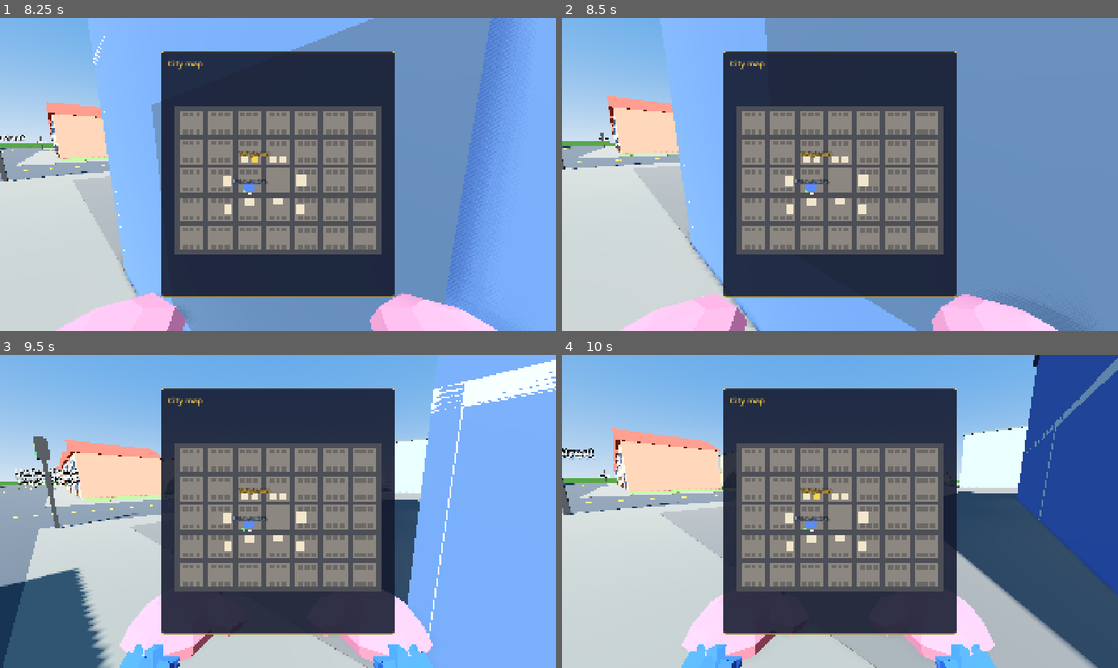
Above: before the commit, frames 1-4 (two rows, left to right).
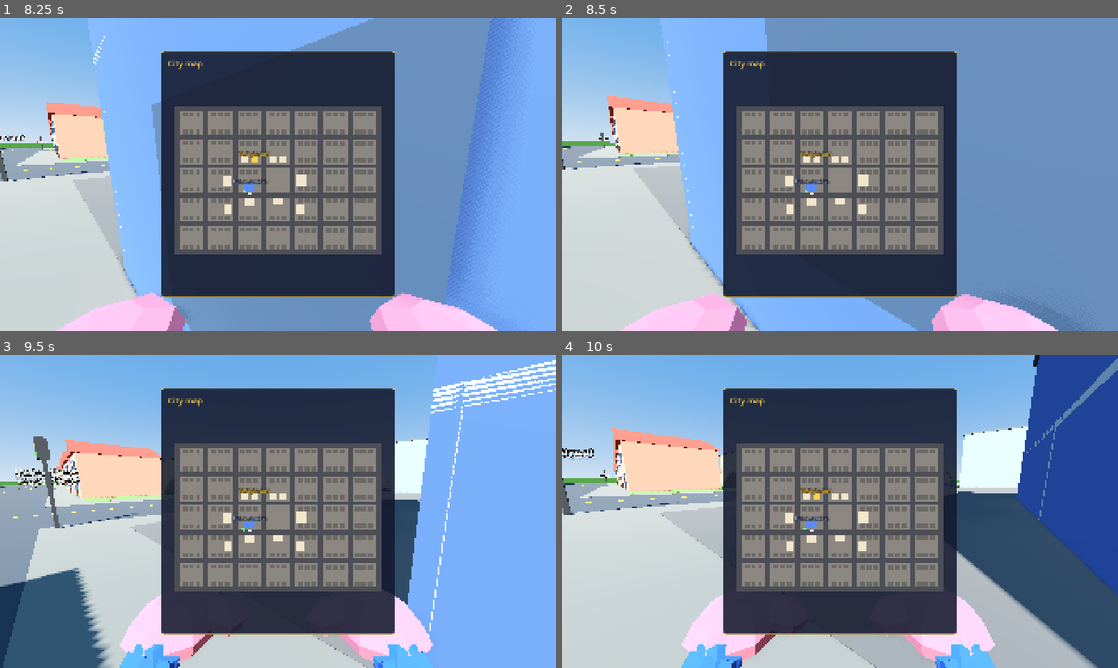
Above: after the commit, the same moments.

Repository: cristiangelini/BPD
Game: Godot game, scene res://scenes/levels/groomer.tscn
Same seed, same stepped clock (60 frames per second), same inputs: the game is played once before the commit and once after it. This scene is started directly instead of the project's main scene.
Inputs (mouse positions are in pixels of both pictures, inside the frame that each line leads up to):
- Up to frame 1 (8.25 s): tap Enter at 0.5 s; move the mouse to (400, 158) at 0.52 s; hold D (move_right) 0.53-1.28 s; hold R (ask) 0.53-1.28 s; click (400, 158) at 0.67 s; tap Space (jump) at 0.77, 1.07, 1.52, 1.82, 3.02, 3.32, 3.77, 3.8, 4.07, 4.35, 4.52, 4.82, 6.02, 6.32, 6.77, 7.07, 7.52, 7.82 s; tap G (drop) at 0.8, 1.35, 5.3, 7.35 s; move the mouse to (250, 174) at 1.27 s; hold W (move_forward) 1.28-5.78 s; click (250, 174) at 1.55 s; move the mouse to (289, 168) at 2.02 s; click (289, 168) at 2.1 s; right-click (289, 168) at 2.3 s; move the mouse to (272, 180) at 2.77 s; right-click (272, 180) at 2.85 s; click (272, 180) at 2.92 s; tap E (use) at 3.05, 7.55 s; move the mouse to (316, 177) at 3.52 s; hold E (use) 3.53-4.28 s; tap M (map) at 4.15 s; move the mouse to (233, 171) at 4.27 s; tap R (ask) at 4.55 s; move the mouse to (283, 174) at 5.02 s; hold R (ask) 5.03-5.78 s; click (283, 174) at 5.17 s; move the mouse to (255, 168) at 5.77 s; hold D (move_right) 5.78-6.53 s; tap Q (checklist) at 5.85 s; click (255, 168) at 6.05 s; move the mouse to (305, 174) at 6.52 s; hold Ctrl (crouch) 6.53-7.28 s; hold W (move_forward) from 6.53 s (still down); right-click (305, 174) at 6.8 s; move the mouse to (250, 174) at 7.27 s; click (250, 174) at 7.42 s; move the mouse to (289, 168) at 8.02 s; hold Space (jump) from 8.03 s (still down); tap F (flashlight) at 8.1 s
- Up to frame 2 (8.5 s): keep holding W (move_forward); keep holding Space (jump)
- Up to frame 3 (9.5 s): move the mouse to (272, 517) at 8.77 s; release W (move_forward) at 8.78 s; release Space (jump) at 8.78 s; hold A (move_left) from 8.78 s (still down); click (272, 517) at 8.85 s; tap Space (jump) at 9.02, 9.32 s; tap R (ask) at 9.05 s
- Up to frame 4 (10 s): move the mouse to (878, 514) at 9.52 s; release A (move_left) at 9.53 s; hold W (move_forward) from 9.53 s (still down); hold Mouse wheel down (hold_closer) from 9.53 s (still down); click (878, 514) at 9.67 s; tap Space (jump) at 9.77 s; tap G (drop) at 9.8 s

Frame 1 is identical in both runs. In frame 2, less than 0.1% of the frame differs, in the area x 10-63%, y 7-100%; in frame 3, 0.8%, in the area x 77-100%, y 1-90%; in frame 4, nothing differs.

Commit message:
Pet salon: the loose dogs
Six dogs roam the salon and the yard on a navigation mesh baked with the
locked doors closed, follow and jump at the cop holding something, carry
small things left on the floor to the doghouse and set them down, and
bark at a bump or a throw, which adds to Ramiro's complaint. A dog in
arms works for the waiting armchair. Six more wait in the barred cages.
Placeholder dog models from tools/modelgen.

Co-Authored-By: Claude Opus 5.5 (1M context) <noreply@anthropic.com>
Claude-Session: https://claude.ai/code/session_01UXwRy4nCUmp8Zcg5tBLZhH

Diff:
--- a/scenes/levels/groomer.tscn
+++ b/scenes/levels/groomer.tscn
@@ -28,6 +28,16 @@
 adjustments_enabled = true
 adjustments_saturation = 1.2
 
+[sub_resource type="NavigationMesh" id="NavMesh"]
+geometry_parsed_geometry_type = 1
+geometry_source_geometry_mode = 1
+geometry_source_group_name = &"navigation_source"
+cell_size = 0.1
+cell_height = 0.05
+agent_height = 0.6
+agent_radius = 0.3
+agent_max_climb = 0.1
+
 [node name="Groomer" type="Node3D"]
 script = ExtResource("1")
 
@@ -52,3 +62,6 @@
 [node name="Cop" parent="." instance=ExtResource("2")]
 
 [node name="PatrolCar" parent="." instance=ExtResource("3")]
+
+[node name="Navigation" type="NavigationRegion3D" parent="."]
+navigation_mesh = SubResource("NavMesh")
--- /dev/null
+++ b/scenes/npc/dog.tscn
@@ -0,0 +1,16 @@
+[gd_scene format=3]
+
+[ext_resource type="Script" path="res://scripts/npc/dog.gd" id="1"]
+
+[sub_resource type="BoxShape3D" id="Shape"]
+size = Vector3(0.34, 0.46, 0.66)
+
+[node name="Dog" type="RigidBody3D"]
+collision_layer = 4
+collision_mask = 15
+mass = 6.0
+script = ExtResource("1")
+
+[node name="Shape" type="CollisionShape3D" parent="."]
+transform = Transform3D(1, 0, 0, 0, 1, 0, 0, 0, 1, 0, 0.26, 0.04)
+shape = SubResource("Shape")
--- a/scripts/levels/groomer.gd
+++ b/scripts/levels/groomer.gd
@@ -5,13 +5,15 @@
 ## the cages and the storeroom behind them, and the yard at the back, on its lot in the city with the front to +Z.
 ## The salon is open; the storeroom ("Solo personal") and its back door to the yard are locked. The shampoo bottles
 ## and the collar vitrine break, each one a fine. Ramiro cuts dogs at the first table, watches what breaks and tells a
-## dog's life to whoever sits in the waiting armchair with one (step 2). The dogs and the stories come next.
+## dog's life to whoever sits in the waiting armchair with one (step 2). Six dogs roam the salon and the yard, follow
+## whoever has something in hand and hide small things in the doghouse (step 3). The stories come next.
 ## Every number here is (propuesta).
 
 const DOOR_SCENE := preload("res://scenes/props/front_door.tscn")
 const SHAMPOO_SCENE := preload("res://scenes/props/shampoo_bottle.tscn")
 const COLLAR_SCENE := preload("res://scenes/props/dog_collar.tscn")
 const GROOMER_SCENE := preload("res://scenes/npc/dog_groomer.tscn")
+const DOG_SCENE := preload("res://scenes/npc/dog.tscn")
 const HALF_X := 8.0
 ## The lot runs from -HALF_Z to HALF_Z; the building covers its front from BACK_Z on, the yard the rest.
 const HALF_Z := 7.0
@@ -49,6 +51,15 @@
 const CAGE_STEP := 0.85
 ## The cages without bars (the dogs in them roam the salon, docs/diseno/peluqueria.md "Los perros").
 const OPEN_CAGES: Array[Vector2i] = [Vector2i(1, 0), Vector2i(3, 1)]
+## Where the loose dogs start, and the floor where they roam: reception, grooming room, cages and yard (not the
+## storeroom, which is locked).
+const DOGS_AT: Array[Vector3] = [
+	Vector3(-5.0, FLOOR_TOP, 5.0), Vector3(-1.0, FLOOR_TOP, 6.0), Vector3(4.0, FLOOR_TOP, 6.2),
+	Vector3(-6.0, FLOOR_TOP, 0.5), Vector3(-1.0, FLOOR_TOP, 1.0), Vector3(1.0, GRASS_TOP, -4.5),
+]
+const DOG_AREAS: Array[Rect2] = [
+	Rect2(-7.4, 3.0, 6.8, 3.5), Rect2(0.6, 3.0, 6.8, 3.5), Rect2(-7.4, -0.6, 8.8, 2.6), Rect2(-7.4, -6.4, 14.8, 3.8),
+]
 const FREEZER_AT := Vector3(7.1, FLOOR_TOP, 0.3)
 const TOWELS_AT := Vector3(3.0, FLOOR_TOP, 1.8)
 const DOGHOUSE_AT := Vector3(5.5, GRASS_TOP, -5.2)
@@ -106,6 +117,7 @@
 var fines := 0
 var ramiro: DogGroomer
 var armchair: WaitingArmchair
+var dogs: Array[Dog] = []
 var _build: PlaceBuilder
 @onready var car: PatrolCar = $PatrolCar
 
@@ -122,6 +134,8 @@
 	store_door = _door(Vector3(STORE_DOOR_X - GameScale.DOOR_WIDTH / 2, 0, SPLIT_Z), 0.0)
 	back_door = _door(Vector3(BACK_DOOR_X + GameScale.DOOR_WIDTH / 2, 0, BACK_Z), PI)
 	_place_ramiro()
+	_bake_navigation()
+	_place_dogs()
 	var city: Node3D = $City
 	city.transform = CityLayout.anchor("pet_salon")
 	station_parking = city.transform * CityLayout.parking("station")
@@ -222,6 +236,11 @@
 			_build.open_box(at, CAGE_SIZE, "+z", STEEL)
 			if OPEN_CAGES.has(Vector2i(i, level)):
 				continue
+			# A dog waiting its turn behind the bars (only the look: the loose ones are Dog bodies).
+			var caged: Node3D = Dog.MODELS[(i + level * 3) % Dog.MODELS.size()].instantiate()
+			caged.position = at + Vector3(0, 0.05, 0)
+			caged.scale = Vector3.ONE * 0.9
+			$Built.add_child(caged)
 			for b in 5:
 				var x := at.x - CAGE_SIZE.x / 2 + 0.08 + b * 0.16
 				_build.mesh_box(Vector3(x, at.y + CAGE_SIZE.y / 2, CAGE_Z + CAGE_SIZE.z / 2), Vector3(0.02, CAGE_SIZE.y, 0.02), STEEL)
@@ -281,6 +300,33 @@
 		door.broken.connect(ramiro.door_broken)
 
 
+## The dogs walk on a navigation mesh baked from the built salon, with the locked doors closed.
+func _bake_navigation() -> void:
+	var nav: NavigationRegion3D = $Navigation
+	NavigationServer3D.map_set_cell_size(get_world_3d().navigation_map, nav.navigation_mesh.cell_size)
+	NavigationServer3D.map_set_cell_height(get_world_3d().navigation_map, nav.navigation_mesh.cell_height)
+	$Built.add_to_group("navigation_source")
+	store_door.add_to_group("navigation_source")
+	back_door.add_to_group("navigation_source")
+	nav.bake_navigation_mesh(false)
+
+
+## The loose dogs. What they take ends up in the doghouse; every bark reaches Ramiro.
+func _place_dogs() -> void:
+	for i in DOGS_AT.size():
+		var dog: Dog = DOG_SCENE.instantiate()
+		dog.coat = i
+		dog.position = DOGS_AT[i] + Vector3.UP * 0.02
+		dog.rotation.y = i * 1.1
+		dog.areas = DOG_AREAS
+		dog.den = DOGHOUSE_AT
+		dog.floor_y = FLOOR_TOP
+		dog.rng.seed = i + 1
+		add_child(dog)
+		dog.barked.connect(ramiro.dog_barked)
+		dogs.append(dog)
+
+
 func _on_fragile_broken(at: Vector3) -> void:
 	fines += Ornament.FINE
 	if ramiro:
--- /dev/null
+++ b/scripts/npc/dog.gd
@@ -0,0 +1,289 @@
+class_name Dog
+extends Grabbable
+
+## One of the loose dogs of the pet salon (docs/diseno/peluqueria.md, "El peluquero y los perros"). It wanders the
+## salon and the yard, follows the cop who has something in hand and jumps at him, and every now and then takes
+## something small a cop left on the floor in its mouth and hides it in the doghouse (like the bakery's pigeons).
+## A cop who bumps into it, or a hard landing, makes it bark: Ramiro complains. Cops can pick it up (it's light) to
+## sit with it in the waiting armchair. Every number here is (propuesta).
+
+signal barked(at: Vector3)
+
+const SPEED := 2.2
+## It follows a cop holding something within this range, stays this close and jumps at him every so often.
+const FOLLOW_RANGE := 6.0
+const KEEP := 1.0
+const HOP_EVERY := 2.5
+const HOP_SPEED := 3.0
+## It takes things of at most this many kg, lying this close to the floor, within this range, after this rest.
+const FETCH_KG := 1.0
+const FETCH_RANGE := 6.0
+const FETCH_EVERY := 12.0
+const FLOOR_BAND := 0.3
+const REACH := 0.5
+## Bumped by a cop faster than this, or hitting anything harder than HIT_SPEED: it barks, at most once per cooldown.
+const BUMP_SPEED := 2.5
+const HIT_SPEED := 4.0
+const BARK_COOLDOWN := 2.0
+const REPATH := 0.5
+const WANDER_EVERY := 4.0
+## Where it holds what it carries, from its feet.
+const MOUTH := Vector3(0, 0.38, 0.42)
+const MODELS: Array[PackedScene] = [
+	preload("res://assets/models/dog_0.glb"), preload("res://assets/models/dog_1.glb"),
+	preload("res://assets/models/dog_2.glb"), preload("res://assets/models/dog_3.glb"),
+	preload("res://assets/models/dog_4.glb"), preload("res://assets/models/dog_5.glb"),
+]
+
+enum State { WANDER, FOLLOW, FETCH, CARRY }
+
+## Its coat (one of MODELS).
+@export var coat := 0
+## Where it wanders (floor rectangles of the salon, as Rect2 in x/z) and where it hides what it takes, set by the salon.
+var areas: Array[Rect2] = []
+var den: Vector3
+var floor_y := 0.0
+var state := State.WANDER
+var target: Grabbable
+var carried: Grabbable
+var thefts := 0
+var rng := RandomNumberGenerator.new()
+var _goal: Vector3
+var _path := PackedVector3Array()
+var _repath := 0.0
+var _wander := 0.0
+var _hop := HOP_EVERY
+var _fetch_wait := FETCH_EVERY
+var _since_bark := BARK_COOLDOWN
+var _impacts := ImpactTracker.new()
+var _model: Node3D
+var _step := 0.0
+
+
+func _ready() -> void:
+	add_to_group("dogs")
+	contact_monitor = true
+	max_contacts_reported = 4
+	axis_lock_angular_x = true
+	axis_lock_angular_y = true
+	axis_lock_angular_z = true
+	_model = MODELS[coat % MODELS.size()].instantiate()
+	add_child(_model)
+	body_entered.connect(_on_body_entered)
+	_goal = global_position
+
+
+func prompt_key(_cop: Cop) -> String:
+	return "PROMPT_DOG"
+
+
+func held_prompt_key(_cop: Cop) -> String:
+	return "PROMPT_HOLDING_DOG"
+
+
+func throw_toward(holder_id: int, direction: Vector3) -> void:
+	super.throw_toward(holder_id, direction)
+	bark()
+
+
+## Woof. Returns true if it barked now (not within BARK_COOLDOWN of the last one).
+func bark() -> bool:
+	if _since_bark < BARK_COOLDOWN:
+		return false
+	_since_bark = 0.0
+	barked.emit(global_position)
+	return true
+
+
+func _physics_process(delta: float) -> void:
+	super._physics_process(delta)
+	_since_bark += delta
+	if is_held():
+		_drop()
+		target = null
+		state = State.WANDER
+		return
+	_carry()
+	if absf(linear_velocity.y) > 0.5:
+		return
+	match state:
+		State.WANDER:
+			_fetch_wait -= delta
+			_wander -= delta
+			if _wander <= 0.0 or _flat_distance(_goal) < REACH:
+				_wander = WANDER_EVERY
+				_set_goal(_wander_point())
+			if _fetch_wait <= 0.0:
+				_fetch_wait = FETCH_EVERY
+				target = _pick_target()
+				if target:
+					state = State.FETCH
+			elif _follow_cop():
+				state = State.FOLLOW
+		State.FOLLOW:
+			var cop := _follow_cop()
+			if not cop:
+				state = State.WANDER
+			else:
+				_set_goal(cop.global_position)
+				_hop -= delta
+				if _flat_distance(cop.global_position) < KEEP + 0.5 and _hop <= 0.0:
+					_hop = HOP_EVERY
+					linear_velocity.y = HOP_SPEED
+		State.FETCH:
+			if not is_instance_valid(target) or target.is_held() or target.freeze or not _on_floor(target):
+				target = null
+				state = State.WANDER
+			else:
+				_set_goal(target.global_position)
+				if _flat_distance(target.global_position) < REACH:
+					_pick_up(target)
+					target = null
+					state = State.CARRY
+					_set_goal(den)
+		State.CARRY:
+			if not carried:
+				state = State.WANDER
+			elif _flat_distance(den) < REACH:
+				_drop()
+				thefts += 1
+				state = State.WANDER
+	_walk(delta, state == State.FOLLOW)
+
+
+## Walks along the path to the goal, stopping KEEP short of a cop it follows.
+func _walk(delta: float, following: bool) -> void:
+	_repath -= delta
+	if _repath <= 0.0:
+		_repath = REPATH
+		_path = NavigationServer3D.map_get_path(get_world_3d().navigation_map, global_position, _goal, true)
+	while _path.size() > 1 and _flat_distance(_path[0]) < 0.2:
+		_path = _path.slice(1)
+	var wish := Vector3.ZERO
+	if not _path.is_empty() and not (following and _flat_distance(_goal) < KEEP):
+		wish = _path[0] - global_position
+		wish.y = 0.0
+		if _path.size() == 1 and wish.length() < 0.05:
+			wish = Vector3.ZERO
+	if wish.length() > 0.01:
+		wish = wish.normalized() * SPEED
+		sleeping = false
+		_model.rotation.y = atan2(wish.x, wish.z)
+		_step += delta * 14.0
+		_model.position.y = absf(sin(_step)) * 0.04
+	else:
+		_model.position.y = 0.0
+	linear_velocity.x = wish.x
+	linear_velocity.z = wish.z
+
+
+func _set_goal(point: Vector3) -> void:
+	if point.distance_to(_goal) > 0.3:
+		_repath = 0.0
+	_goal = point
+
+
+func _flat_distance(point: Vector3) -> float:
+	return Vector2(point.x - global_position.x, point.z - global_position.z).length()
+
+
+## The nearest cop with something (not a dog) in hand, within FOLLOW_RANGE.
+func _follow_cop() -> Cop:
+	var best: Cop
+	var best_distance := FOLLOW_RANGE
+	for node in get_tree().get_nodes_in_group("cops"):
+		var cop := node as Cop
+		# What the cop held may have just broken in its hands.
+		var held = cop.get_node("Grabber").held
+		if not is_instance_valid(held) or held is Dog:
+			continue
+		var d := _flat_distance(cop.global_position)
+		if d < best_distance:
+			best = cop
+			best_distance = d
+	return best
+
+
+## Something small a cop left lying on the floor, the nearest within FETCH_RANGE.
+func _pick_target() -> Grabbable:
+	var best: Grabbable
+	var best_distance := FETCH_RANGE
+	for node in get_parent().get_children():
+		var item := node as Grabbable
+		if not item or item is Dog or item.mass > FETCH_KG or not item.was_held or item.is_held() or item.freeze \
+				or not _on_floor(item):
+			continue
+		var d := _flat_distance(item.global_position)
+		if d < best_distance:
+			best = item
+			best_distance = d
+	return best
+
+
+func _on_floor(item: Node3D) -> bool:
+	return item.global_position.y - floor_y < FLOOR_BAND
+
+
+func _pick_up(item: Grabbable) -> void:
+	carried = item
+	item.freeze = true
+	add_collision_exception_with(item)
+
+
+## Keeps what it carries in its mouth; a cop grabbing it takes it away.
+func _carry() -> void:
+	if not carried:
+		return
+	if not is_instance_valid(carried):
+		carried = null
+		return
+	if carried.is_held():
+		_drop()
+		return
+	carried.global_position = global_position + _model.basis * MOUTH
+
+
+## Lets go of what it carries, set down on the floor under its mouth (fragile things survive a dog).
+func _drop() -> void:
+	if not carried or not is_instance_valid(carried):
+		carried = null
+		return
+	var item := carried
+	carried = null
+	remove_collision_exception_with(item)
+	if not item.is_held():
+		var from := item.global_position
+		var query := PhysicsRayQueryParameters3D.create(from + Vector3.UP * 0.2, from + Vector3.DOWN * 1.0, 1)
+		query.exclude = [get_rid(), item.get_rid()]
+		var hit := get_world_3d().direct_space_state.intersect_ray(query)
+		if not hit.is_empty():
+			item.global_position = (hit.position as Vector3) + Vector3.UP * (_half_height(item) + 0.01)
+	item.linear_velocity = Vector3.ZERO
+	item.freeze = false
+
+
+static func _half_height(item: Node3D) -> float:
+	var half := 0.0
+	for child in item.get_children():
+		var shape := child as CollisionShape3D
+		if shape and shape.shape:
+			half = maxf(half, shape.shape.get_debug_mesh().get_aabb().size.y / 2)
+	return half
+
+
+func _wander_point() -> Vector3:
+	if areas.is_empty():
+		return global_position
+	var area: Rect2 = areas[rng.randi() % areas.size()]
+	return Vector3(rng.randf_range(area.position.x, area.end.x), floor_y,
+		rng.randf_range(area.position.y, area.end.y))
+
+
+func _integrate_forces(state: PhysicsDirectBodyState3D) -> void:
+	if _impacts.hardest(state) > HIT_SPEED:
+		bark.call_deferred()
+
+
+func _on_body_entered(body: Node) -> void:
+	if body is Cop and (body as Cop).velocity.length() > BUMP_SPEED:
+		bark()
--- a/scripts/npc/dog_groomer.gd
+++ b/scripts/npc/dog_groomer.gd
@@ -19,6 +19,8 @@
 const DOOR_BROKEN := 5.0
 ## Seeing a shampoo bottle or a collar broken.
 const SAW_BREAK := 10.0
+## A dog barks because a cop bumped into it or dropped it hard: he hears it from anywhere in the salon.
+const DOG_BARKED := 5.0
 ## Each question (R) raises the complaint; the first ASKS get a slip, then he won't answer.
 const ASKED := 5.0
 const ASKS := 2
@@ -181,6 +183,12 @@
 	_say("GROOMER_DOOR")
 
 
+## One of his dogs barked: a cop bumped into it or threw it.
+func dog_barked(_at: Vector3) -> void:
+	_raise(DOG_BARKED)
+	_say("GROOMER_DOG")
+
+
 ## Something happened at `at` (a bottle broke): it counts if he can see it, and not while he tells the dog's story.
 func saw(at: Vector3, points: float) -> bool:
 	if listener:
--- a/scripts/props/waiting_armchair.gd
+++ b/scripts/props/waiting_armchair.gd
@@ -79,5 +79,5 @@
 
 
 func _holds_dog(cop: Cop) -> bool:
-	var held: Grabbable = cop.get_node("Grabber").held
-	return held != null and held.is_in_group("dogs")
+	var held = cop.get_node("Grabber").held
+	return is_instance_valid(held) and held.is_in_group("dogs")
--- /dev/null
+++ b/tests/unit/test_dogs.gd
@@ -0,0 +1,125 @@
+extends GutTest
+
+## The loose dogs of the pet salon (docs/diseno/peluqueria.md, step 3).
+
+const GROOMER_SCENE := preload("res://scenes/levels/groomer.tscn")
+
+
+func _groomer() -> Groomer:
+	var groomer: Groomer = GROOMER_SCENE.instantiate()
+	groomer.get_node("Cop").input_enabled = false
+	add_child_autofree(groomer)
+	return groomer
+
+
+func _near(a: Vector3, b: Vector3) -> float:
+	return Vector2(a.x - b.x, a.z - b.z).length()
+
+
+func test_six_dogs_loose_and_light_enough_to_pick_up() -> void:
+	var groomer := _groomer()
+	await wait_physics_frames(5)
+	assert_eq(groomer.dogs.size(), 6)
+	for dog in groomer.dogs:
+		assert_true(dog.is_in_group("dogs"))
+		assert_lt(dog.mass, GameScale.COP_CARRY_KG, "one cop carries it")
+
+
+func test_dogs_never_walk_into_the_locked_storeroom() -> void:
+	var groomer := _groomer()
+	await wait_physics_frames(10)
+	var map := groomer.get_world_3d().navigation_map
+	# From the grooming room to the doghouse the way goes through the cages, not the locked storeroom.
+	var path := NavigationServer3D.map_get_path(map, Vector3(5.0, Groomer.FLOOR_TOP, 4.0), Groomer.DOGHOUSE_AT, true)
+	assert_false(path.is_empty(), "there is a way to the doghouse")
+	if path.is_empty():
+		return
+	assert_lt(_near(path[path.size() - 1], Groomer.DOGHOUSE_AT), 0.6, "it reaches the doghouse")
+	for point in path:
+		var in_store := point.x > Groomer.CAGES_EAST and point.z < Groomer.SPLIT_Z - 0.3 and point.z > Groomer.BACK_Z + 0.3
+		assert_false(in_store, "%s is not in the storeroom" % point)
+
+
+func test_a_dog_follows_the_cop_with_something_in_hand() -> void:
+	var groomer := _groomer()
+	var cop: Cop = groomer.get_node("Cop")
+	cop.global_position = Vector3(-3.0, 0.1, 5.5)
+	await wait_physics_frames(10)
+	var dog := groomer.dogs[0]
+	var bottle: Grabbable = groomer.shampoos[0]
+	cop.get_node("Grabber").grab(bottle)
+	var start := _near(dog.global_position, cop.global_position)
+	await wait_seconds(2.0)
+	assert_eq(dog.state, Dog.State.FOLLOW)
+	var now := _near(dog.global_position, cop.global_position)
+	assert_lt(now, Dog.KEEP + 0.8, "it comes up to the cop (from %.1f to %.1f m)" % [start, now])
+
+
+func test_a_dog_takes_something_left_on_the_floor_to_the_doghouse() -> void:
+	var groomer := _groomer()
+	await wait_physics_frames(10)
+	var dog := groomer.dogs[3]
+	var collar: Grabbable = groomer.collars[0]
+	collar.global_position = dog.global_position + Vector3(1.0, 0.1, 0.5)
+	collar.rotation = Vector3.ZERO
+	collar.was_held = true
+	for other in groomer.dogs:
+		other._fetch_wait = 999.0
+	dog._fetch_wait = 0.0
+	await wait_physics_frames(30)
+	assert_true(dog.state in [Dog.State.FETCH, Dog.State.CARRY], "it goes for the collar")
+	for i in 30:
+		if dog.thefts > 0:
+			break
+		await wait_seconds(0.5)
+	assert_eq(dog.thefts, 1, "it got to the doghouse")
+	assert_true(is_instance_valid(collar) and not collar.is_broken, "set down, not dropped")
+	if is_instance_valid(collar):
+		assert_lt(_near(collar.global_position, Groomer.DOGHOUSE_AT), 1.0, "and left the collar there")
+
+
+func test_grabbing_the_thing_back_makes_it_let_go() -> void:
+	var groomer := _groomer()
+	var cop: Cop = groomer.get_node("Cop")
+	await wait_physics_frames(10)
+	var dog := groomer.dogs[3]
+	var collar: Grabbable = groomer.collars[0]
+	dog._pick_up(collar)
+	dog.state = Dog.State.CARRY
+	await wait_physics_frames(3)
+	assert_true(collar.freeze, "in its mouth")
+	cop.get_node("Grabber").grab(collar)
+	await wait_physics_frames(3)
+	assert_null(dog.carried)
+	assert_false(collar.freeze)
+
+
+func test_bumping_or_throwing_a_dog_makes_ramiro_complain() -> void:
+	var groomer := _groomer()
+	var cop: Cop = groomer.get_node("Cop")
+	await wait_physics_frames(5)
+	var dog := groomer.dogs[0]
+	cop.velocity = Vector3(GameScale.RUN_SPEED, 0, 0)
+	dog._on_body_entered(cop)
+	assert_eq(groomer.ramiro.complaint, DogGroomer.DOG_BARKED)
+	dog._on_body_entered(cop)
+	assert_eq(groomer.ramiro.complaint, DogGroomer.DOG_BARKED, "one bark per BARK_COOLDOWN")
+	dog._since_bark = Dog.BARK_COOLDOWN
+	cop.velocity = Vector3(1.0, 0, 0)
+	dog._on_body_entered(cop)
+	assert_eq(groomer.ramiro.complaint, DogGroomer.DOG_BARKED, "brushing past it slowly is fine")
+	var grabber: Grabber = cop.get_node("Grabber")
+	grabber.grab(dog)
+	grabber.throw()
+	assert_eq(groomer.ramiro.complaint, DogGroomer.DOG_BARKED * 2, "a thrown dog barks")
+
+
+func test_a_real_dog_works_in_the_armchair() -> void:
+	var groomer := _groomer()
+	var cop: Cop = groomer.get_node("Cop")
+	cop.global_position = Groomer.ARMCHAIR_AT + Vector3(0, 0.1, -1.2)
+	await wait_physics_frames(5)
+	cop.get_node("Grabber").grab(groomer.dogs[0])
+	groomer.armchair.use(cop)
+	assert_eq(cop.seated_in, groomer.armchair)
+	assert_true(groomer.ramiro.is_telling_story())
--- a/translations/texts.csv
+++ b/translations/texts.csv
@@ -361,3 +361,6 @@
 GROOMER_DOG_STORY_1,"¡Ay, este! Llegó flaquito, comía solo galletitas de queso...","Oh, this one! He came in skinny, ate nothing but cheese crackers...","Ai, esse! Chegou magrinho, só comia biscoito de queijo..."
 GROOMER_DOG_STORY_2,"...después se enamoró de la caniche de enfrente, un drama...","...then he fell for the poodle across the street, such drama...","...depois se apaixonou pela poodle da frente, um drama..."
 GROOMER_DOG_STORY_3,"...y ahora es campeón de dormir la siesta. ¡Mírenlo qué lindo!","...and now he's a nap champion. Look how cute he is!","...e agora é campeão de soneca. Olha que lindo!"
+PROMPT_DOG,Clic: alzar al perro,Click: pick up the dog,Clique: pegar o cachorro no colo
+PROMPT_HOLDING_DOG,Suelta el clic: bajarlo · Clic derecho: tirarlo (ladra) · Rueda: acercar o alejar,Release click: put it down · Right click: throw it (it barks) · Wheel: closer or farther,Solte o clique: pôr no chão · Clique direito: jogar (ele late) · Roda: aproximar ou afastar
+GROOMER_DOG,"¡Ey, ey! ¡Con cuidado, que es un cliente!","Hey, hey! Careful, that's a customer!","Ei, ei! Cuidado, que é um cliente!"
Binary file added: assets/models/dog_0.glb
Not shown, added: assets/models/dog_0.glb.import
Binary file added: assets/models/dog_1.glb
Not shown, added: assets/models/dog_1.glb.import
Binary file added: assets/models/dog_2.glb
Not shown, added: assets/models/dog_2.glb.import
Binary file added: assets/models/dog_3.glb
Not shown, added: assets/models/dog_3.glb.import
Binary file added: assets/models/dog_4.glb
Not shown, added: assets/models/dog_4.glb.import
Binary file added: assets/models/dog_5.glb
Not shown, added: assets/models/dog_5.glb.import
(and 4 more such lines)
